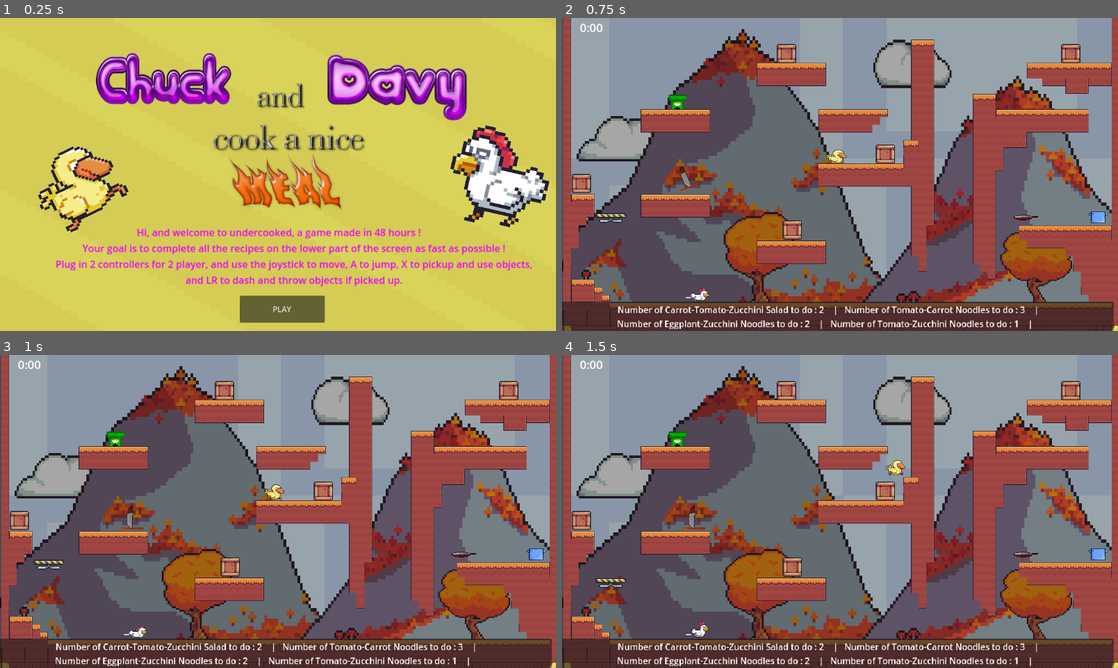
Above: before the commit, frames 1-4 (two rows, left to right).
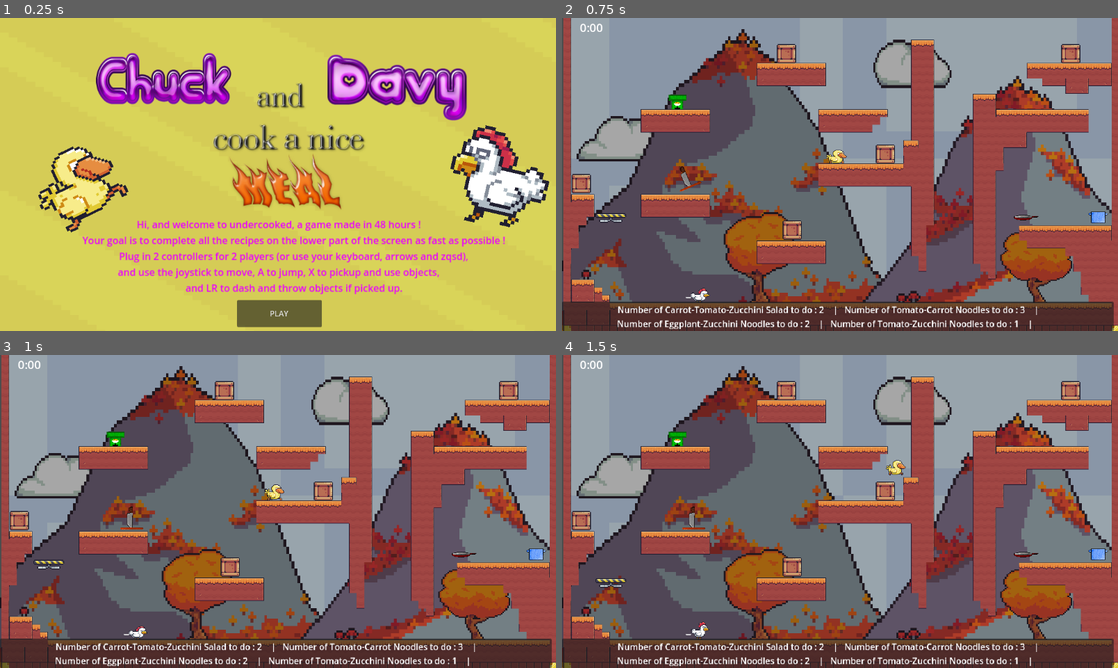
Above: after the commit, the same moments.

Repository: queer-frogs/undercooked
Game: Godot game, scene res://Intro.tscn
Two runs of this game, one before a commit and one after it. Both use one fixed random seed, a clock stepped at 60 frames per second and the inputs below.
Inputs:
- Up to frame 1 (0.25 s): no input
- Up to frame 2 (0.75 s): click "PLAY" at 0.5 s
- Up to frame 3 (1 s): no input
- Up to frame 4 (1.5 s): hold Right (move_right_1) from 1.28 s (still down); tap Alt (dash_1) at 1.35 s

The runs differ from the first frame. In frame 1, 7.9% of the frame differs, in the area x 10-96%, y 64-99%; in frame 2, nothing differs; in frame 3, nothing differs; in frame 4, nothing differs.

Commit message:
spelling mistake in the intro label

Diff:
--- a/Intro.tscn
+++ b/Intro.tscn
@@ -54,16 +54,17 @@
 scale = Vector2(1.265, 1.265)
 text = "Hi, and welcome to undercooked, a game made in 48 hours !
             Your goal is to complete all the recipes on the lower part of the screen as fast as possible !
-            Plug in 2 controllers for 2 player, and use the joystick to move, A to jump, X to pickup and use objects,
+            Plug in 2 controllers for 2 players (or use your keyboard, arrows and zqsd),
+and use the joystick to move, A to jump, X to pickup and use objects,
             and LR to dash and throw objects if picked up."
 horizontal_alignment = 1
 vertical_alignment = 1
 
 [node name="Button" type="Button" parent="."]
-offset_left = 497.0
-offset_top = 575.0
-offset_right = 673.0
-offset_bottom = 631.0
+offset_left = 491.0
+offset_top = 584.0
+offset_right = 667.0
+offset_bottom = 640.0
 text = "PLAY"
 script = ExtResource("7_ioryi")
 
Not shown: 1 places in Intro.tscn that only renumber resources
